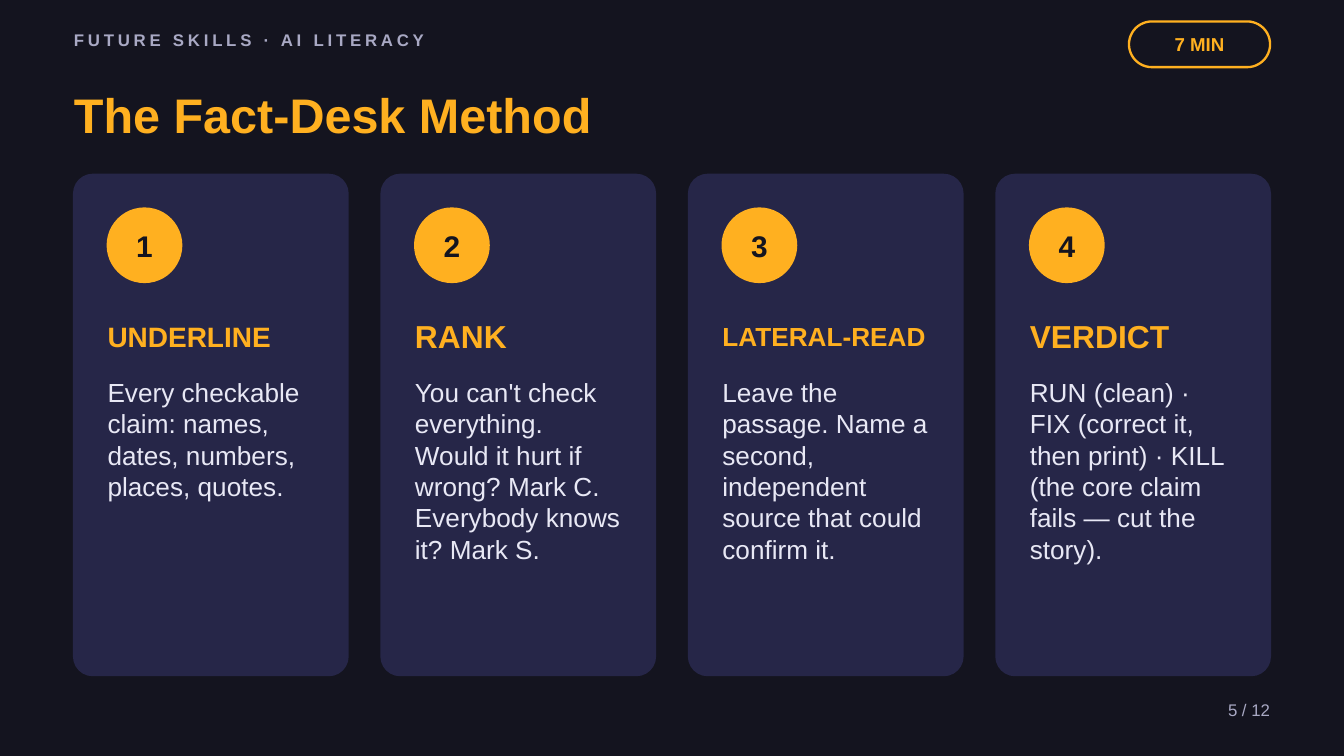
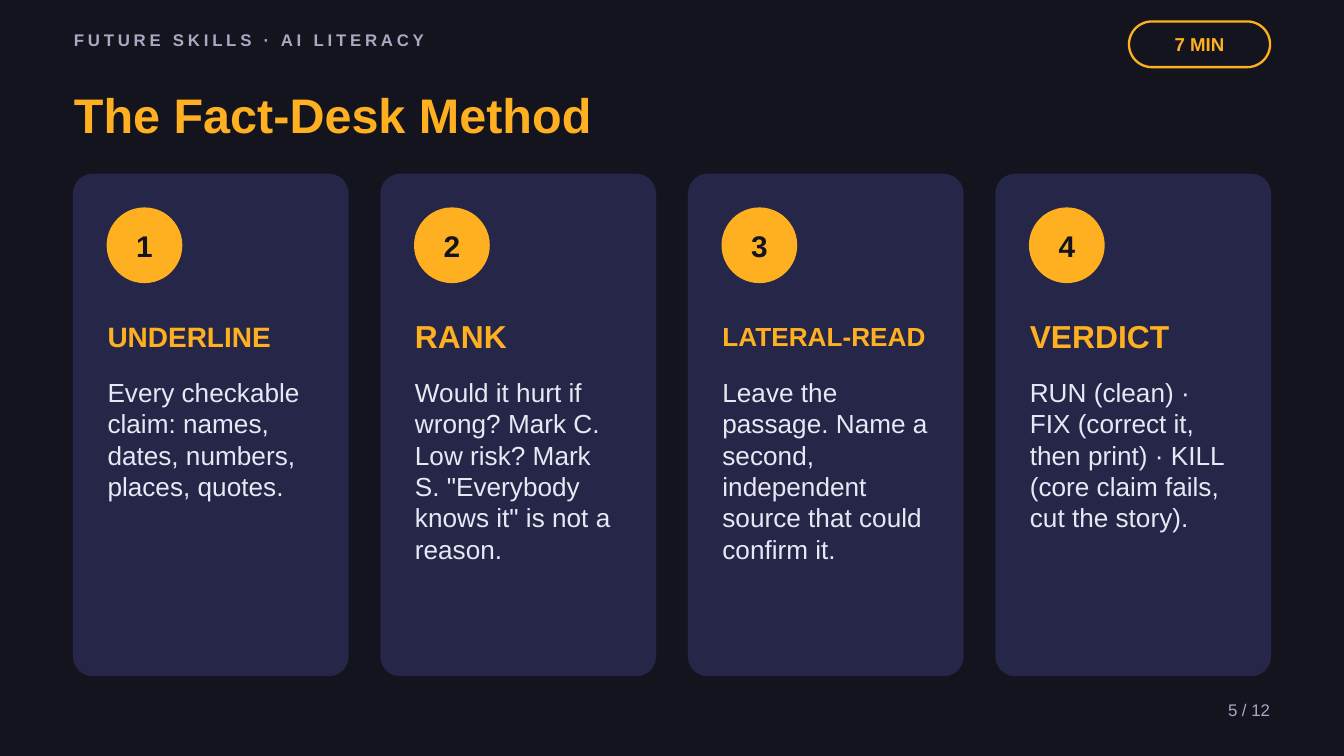
Before and after one commit to phiunit/tptphi, a slide deck: slide 5 of products/ai-fact-check-lab/dist/Hallucination Hunters - Slides.pptx. Drawn at 1344x756 pixels with LibreOffice and Linux fonts; fonts in the diff are those of the drawing. Boxes give left, top, right and bottom in pixels: in the first picture for what was removed or moved away, otherwise in the second. Text is boxed around its words. In the diff, an @@ line names an element or a change of style, - is before the commit and + after.

```diff
--- a/products/ai-fact-check-lab/dist/Hallucination Hunters - Slides.pptx
+++ b/products/ai-fact-check-lab/dist/Hallucination Hunters - Slides.pptx
@@ text at [415, 383, 611, 560]: text changed @@
-You can't check everything. Would it hurt if wrong? Mark C. Everybody knows it? Mark S.
+Would it hurt if wrong? Mark C. Low risk? Mark S. "Everybody knows it" is not a reason.
@@ text at [1030, 383, 1225, 533]: text changed @@
-RUN (clean) · FIX (correct it, then print) · KILL (the core claim fails — cut the story).
+RUN (clean) · FIX (correct it, then print) · KILL (core claim fails, cut the story).
```
Also in this commit, not shown: 9 other slides changed, 1 slide added, 1 slide removed, 34 other files.
